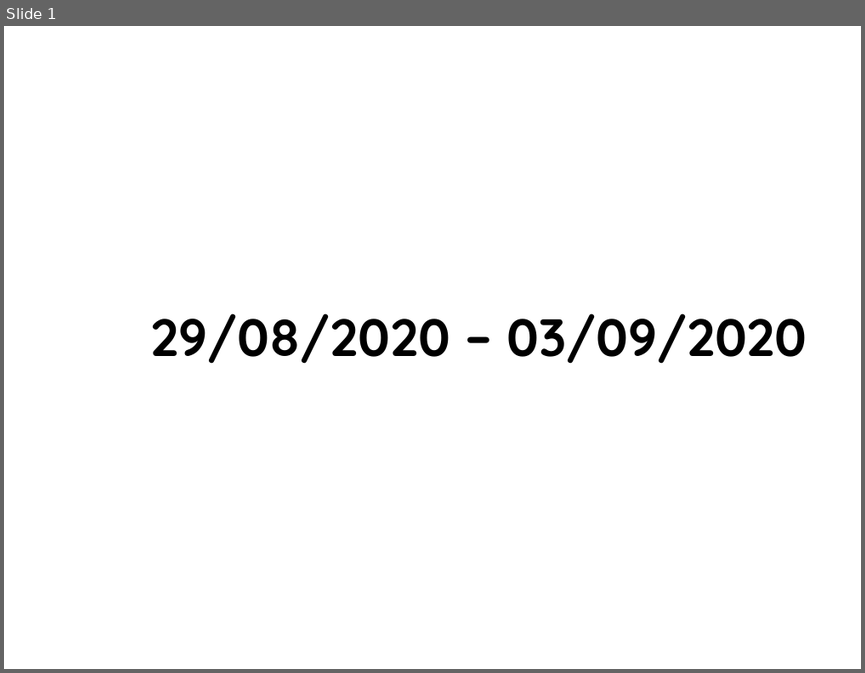
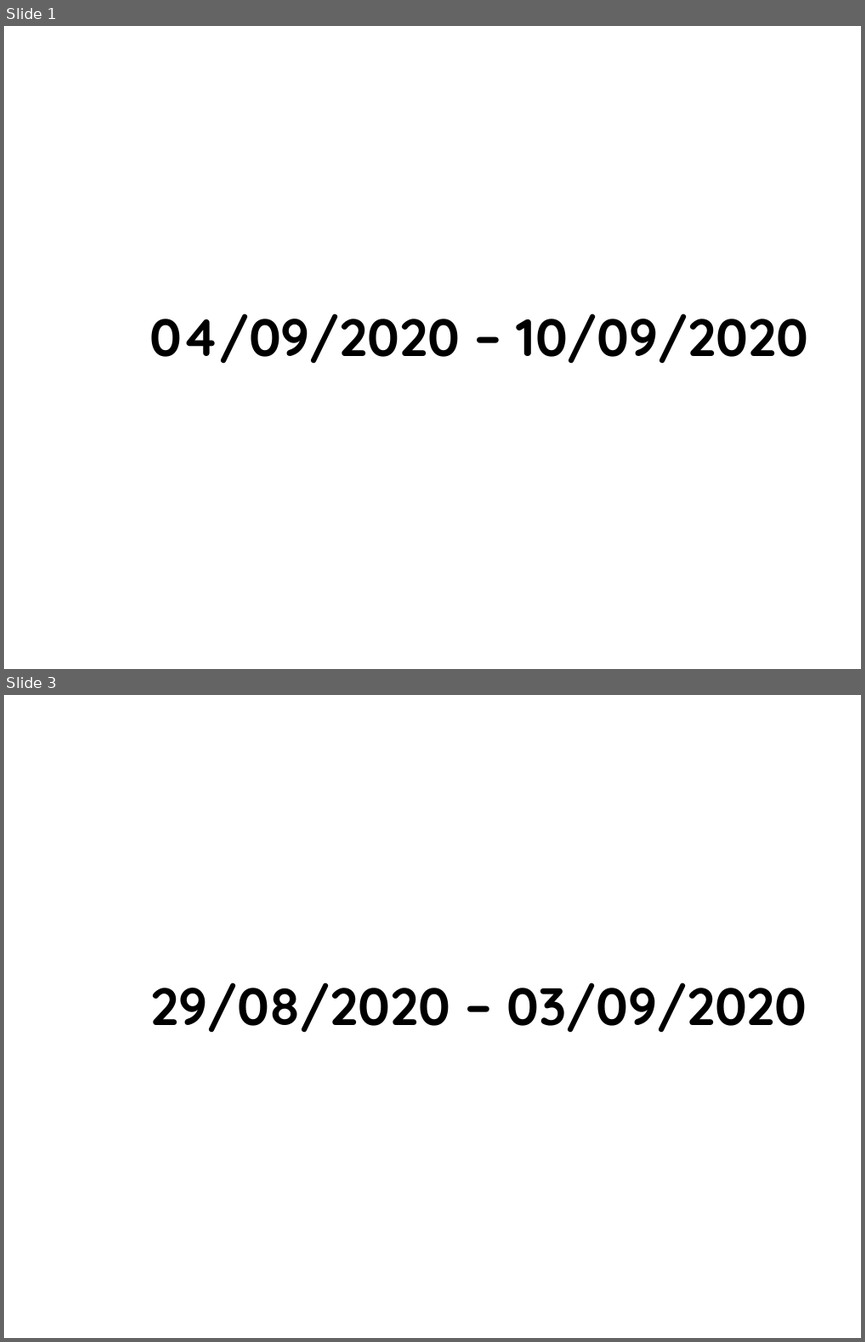
Before and after one commit to AXDELAROSA/CLASIFICACION_PIELES, a slide deck: Scripts_R100_Materiales/CORTES_GERBER/Docs/IT_DEV_CORTES_GERBER_27082020.pptx. Shown one above the other, each under a label of ours: slide 1 before the commit, slides 1 and 3 after it; the slides between them are not shown. The pictures are 865x673 and 865x1342 pixels, drawn with LibreOffice and Linux fonts; fonts in the diff are those of the drawing; background and template pictures are left out. Boxes give left, top, right and bottom in pixels: in the first picture for what was removed or moved away, otherwise in the second. Text is boxed around its words. In the diff, an @@ line names an element or a change of style, - is before the commit and + after.

```diff
--- a/Scripts_R100_Materiales/CORTES_GERBER/Docs/IT_DEV_CORTES_GERBER_27082020.pptx
+++ b/Scripts_R100_Materiales/CORTES_GERBER/Docs/IT_DEV_CORTES_GERBER_27082020.pptx
@@ slide 1 added at (4,26,861,669), background picture (left out) @@
@@ text added at (150,313,808,363), 44 pt, text #000000, bold @@
+04/09/2020 – 10/09/2020
@@ what was slide 1 is now slide 3 @@
```
Also in this commit, not shown: 1 other slide added, 6 other files.
